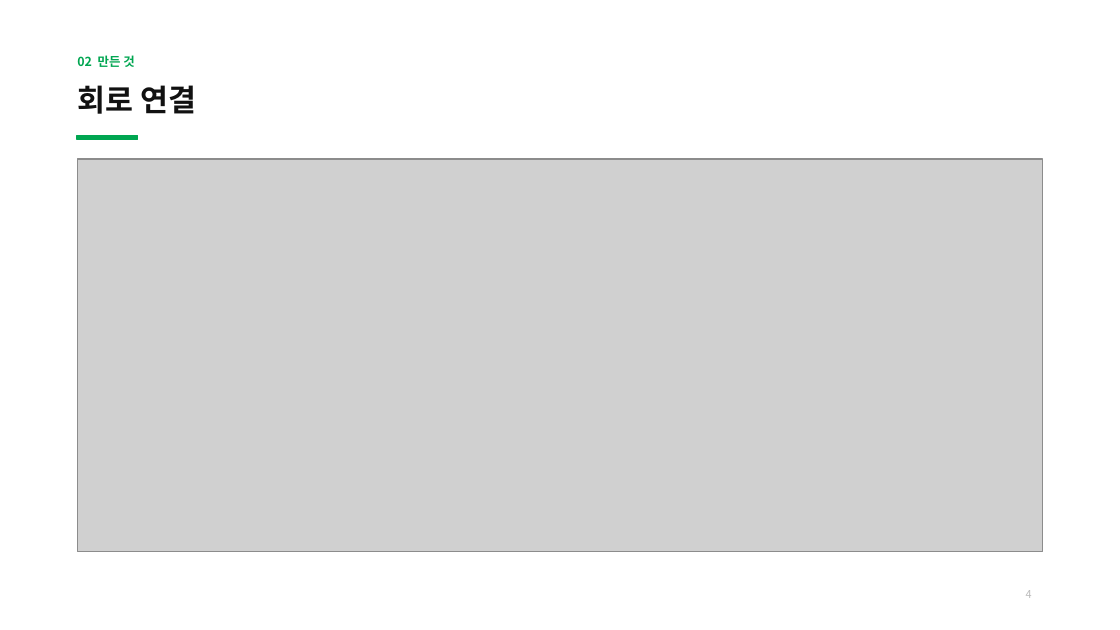
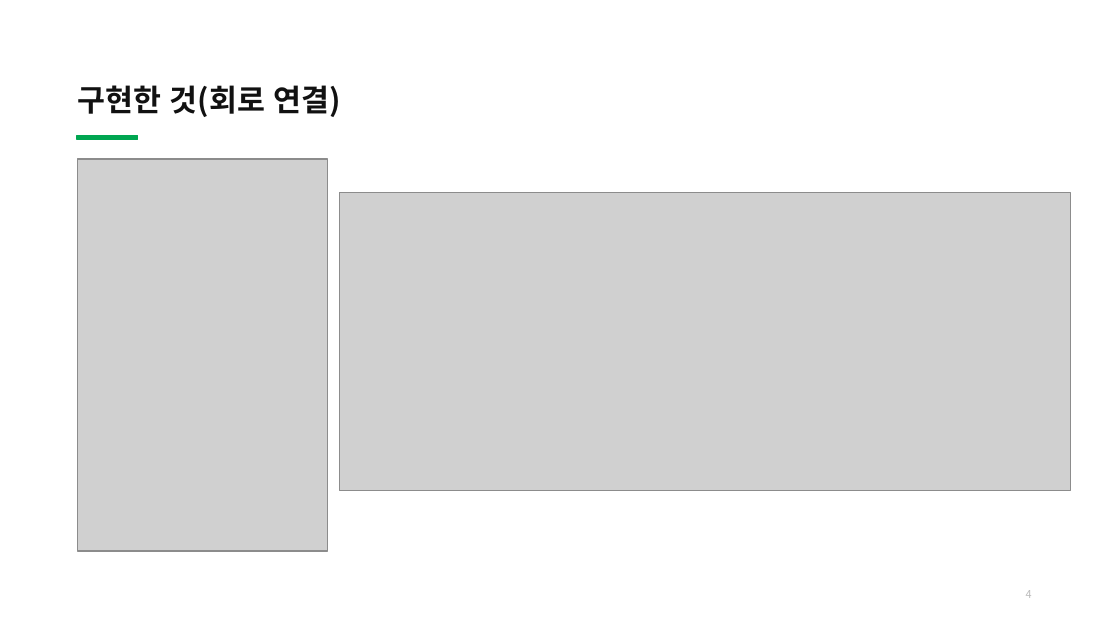
Before and after one commit to bell-ha/fog-cue, a slide deck: slide 4 of 2_중간발표/32203482이종하_개인맞춤형디바이스개발_중간발표.pptx. Drawn at 1120x630 pixels with LibreOffice and Linux fonts; fonts in the diff are those of the drawing; grey boxes stand for pictures. Boxes give left, top, right and bottom in pixels: in the first picture for what was removed or moved away, otherwise in the second. Text is boxed around its words. In the diff, an @@ line names an element or a change of style, - is before the commit and + after.

```diff
--- a/2_중간발표/32203482이종하_개인맞춤형디바이스개발_중간발표.pptx
+++ b/2_중간발표/32203482이종하_개인맞춤형디바이스개발_중간발표.pptx
@@ text removed at [77, 55, 134, 67] @@
-02 만든 것
@@ title at [77, 85, 342, 117]: text changed @@
-회로 연결
+구현한 것(회로 연결)
@@ picture: place and size @@
-picture at [77, 159, 1043, 552]
+picture at [77, 159, 328, 551]
@@ picture added at [339, 193, 1071, 491] @@
```
Also in this commit, not shown: 9 other slides changed, 2 slides added, 2 slides removed, 11 other files.
